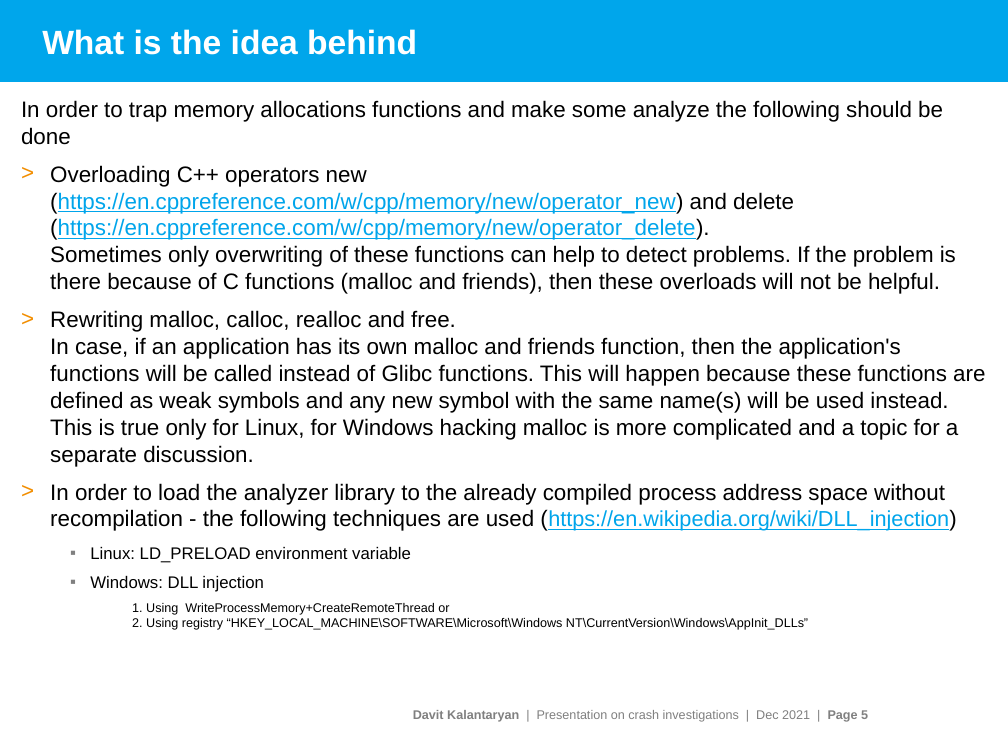
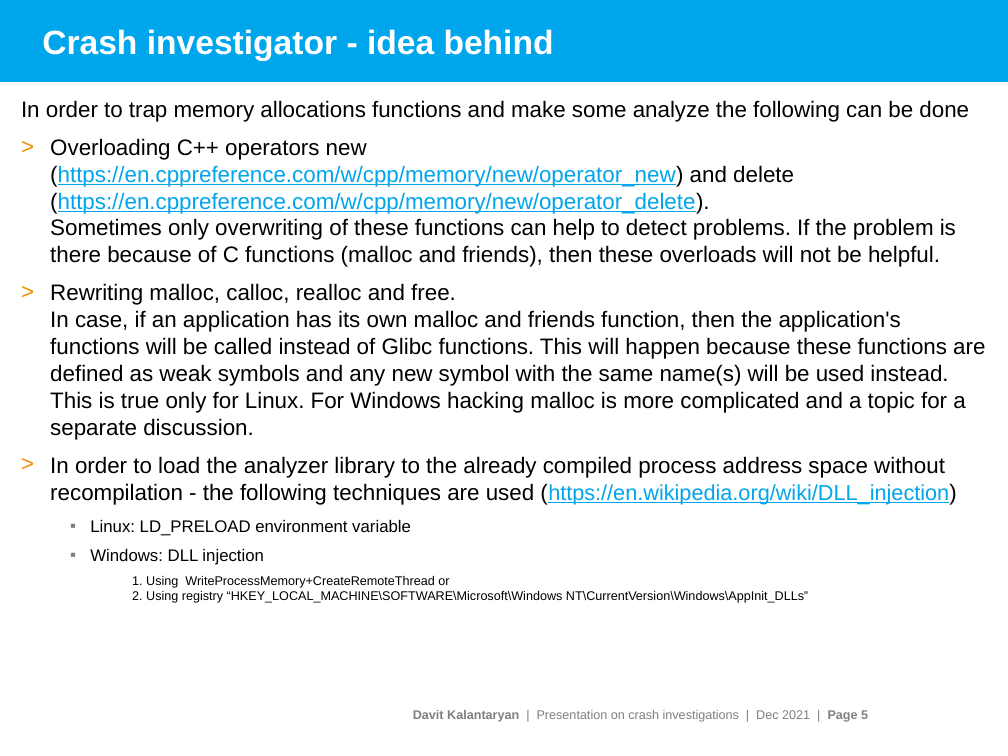
Before and after one commit to davitkalantaryan/old-crash_investigator, a slide deck: slide 5 of docs/crash_investigations.pptx. Drawn at 1008x756 pixels with LibreOffice and Linux fonts; fonts in the diff are those of the drawing; background and template pictures are left out. Boxes give left, top, right and bottom in pixels: in the first picture for what was removed or moved away, otherwise in the second. Text is boxed around its words. In the diff, an @@ line names an element or a change of style, - is before the commit and + after.

```diff
--- a/docs/crash_investigations.pptx
+++ b/docs/crash_investigations.pptx
@@ title at bbox=[42, 29, 554, 61]: text changed @@
-What is the idea behind
+Crash investigator - idea behind
@@ text at bbox=[21, 100, 969, 122]: text changed @@
-In order to trap memory allocations functions and make some analyze the following should be done
+In order to trap memory allocations functions and make some analyze the following can be done
@@ text at bbox=[50, 283, 985, 440]: text changed @@
-> Rewriting malloc, calloc, realloc and free.
-  In case, if an application has its own malloc and friends function, then the application's functions will be called instead of Glibc functions. This will happen because these functions are defined as weak symbols and any new symbol with the same name(s) will be used instead. This is true only for Linux, for Windows hacking malloc is more complicated and a topic for a separate discussion.
+> Rewriting malloc, calloc, realloc and free.
+  In case, if an application has its own malloc and friends function, then the application's functions will be called instead of Glibc functions. This will happen because these functions are defined as weak symbols and any new symbol with the same name(s) will be used instead. This is true only for Linux. For Windows hacking malloc is more complicated and a topic for a separate discussion.
```
Also in this commit, not shown: 3 other slides changed, 1 other file.
